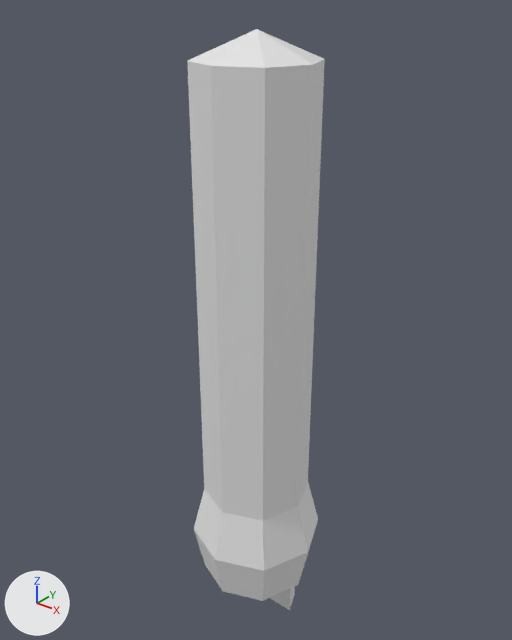
The COLLADA model models/worm.dae: old version first, new version second.
Rendered twice from a 50 mm lens placed at (1.22, -1.528, 1.059), pointed at (-0.043, 0.051, 0.081). Lighting does not change. The marker at lower left points along +X, +Y and +Z.

The first picture shows 'Worm'.
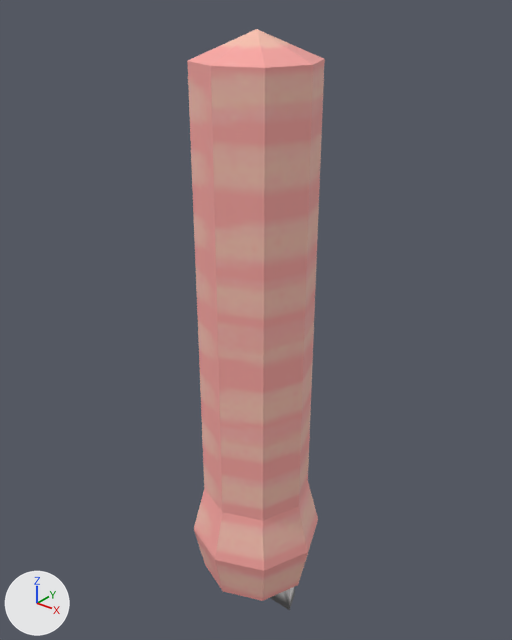
What the commit changed:
Picture 'worm.png' (img_worm_png) is new.
In material 'Material' (mat_material), base_color is no longer (0.8, 0.8, 0.8), white #e7e7e7.
In material 'Material' (mat_material), texture is now set to img_worm_png.
me_cube has 118 vertices, 232 faces and spans x -0.22..0.22, y -0.22..0.22, z -1.05..0.94.
me_cube is used by ob_worm; location (0.0, 0.0, 0.0).
me_cube part 1: texture (UV) coordinates of 232 of 232 faces, centred in x -0.18..0.18, y -0.18..0.18, z -1.05..0.89, changed; they spanned u 0.12..0.88, v 0.0..1.0 and now span u 0.0..0.97, v 0.0..1.0.

Pixel boxes (x1, y1, x2, y2) of what changed, in the pictures (512 x 640 px):
'Worm', surface changed (grey to pink)
    both: (187, 29, 325, 610)
